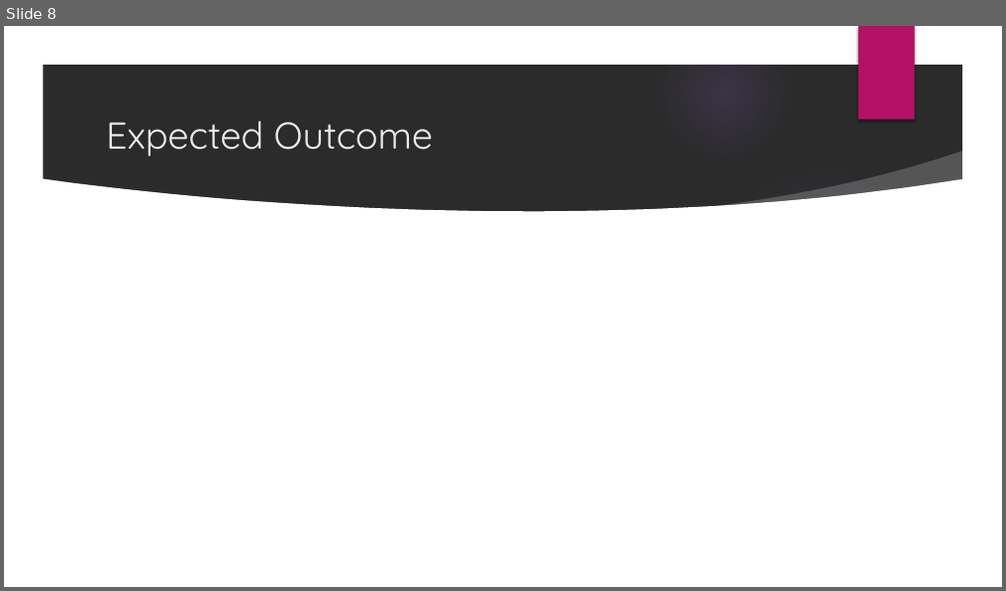
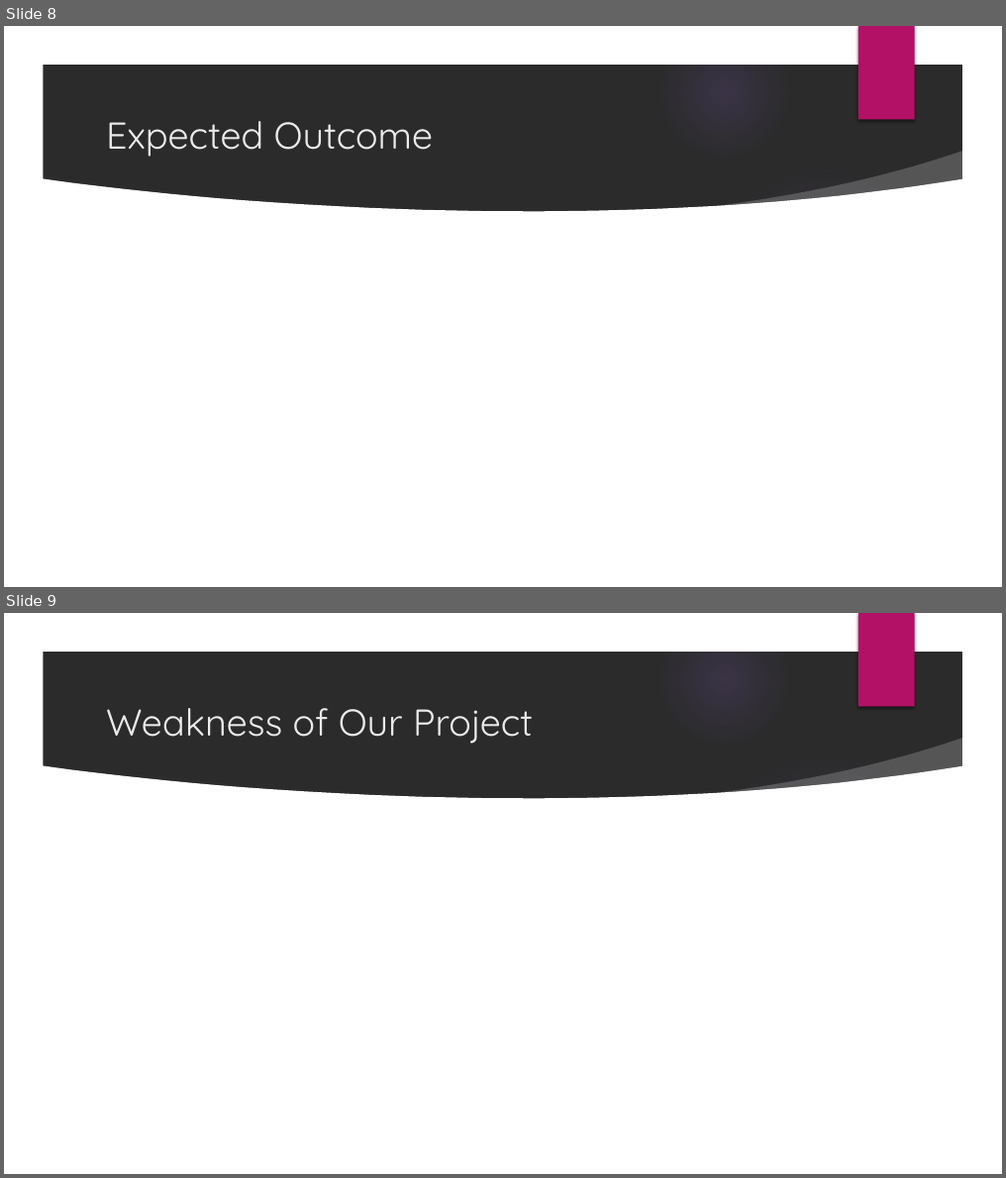
Before and after one commit to ShahabuddinAhmed/Presentation, a slide deck: HouseRenting.pptx. Shown one above the other, each under a label of ours: slide 8 before the commit, slides 8 and 9 after it. The pictures are 1006x591 and 1006x1178 pixels, drawn with LibreOffice and Linux fonts; fonts in the diff are those of the drawing; background and template pictures are left out; a plain dark background stands for a picture behind light text. Boxes give left, top, right and bottom in pixels: in the first picture for what was removed or moved away, otherwise in the second. Text is boxed around its words. In the diff, an @@ line names an element or a change of style, - is before the commit and + after.

Commit message:
Weakness of Our Project page is created

```diff
--- a/HouseRenting.pptx
+++ b/HouseRenting.pptx
@@ slide 9 added at (4,613,1002,1174), background picture (left out); not listed: 9 template elements that a slide beside it also shows @@
@@ title added at (106,708,533,744), 36 pt, text #EBEBEB @@
+Weakness of Our Project
```
